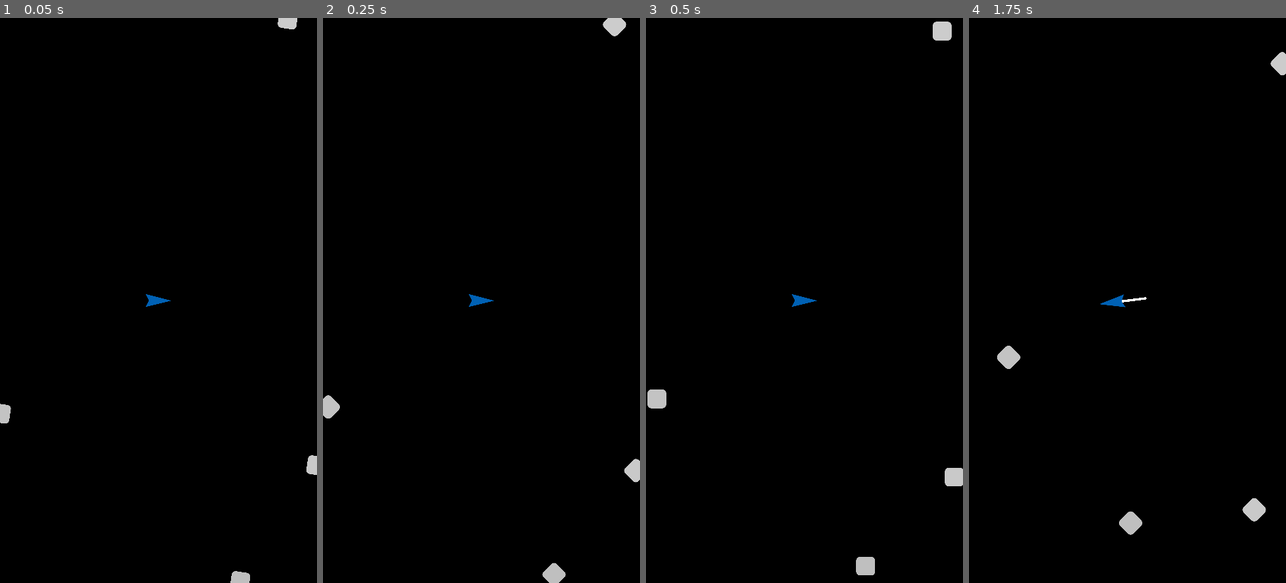
Above: before the commit, frames 1-4 (left to right).
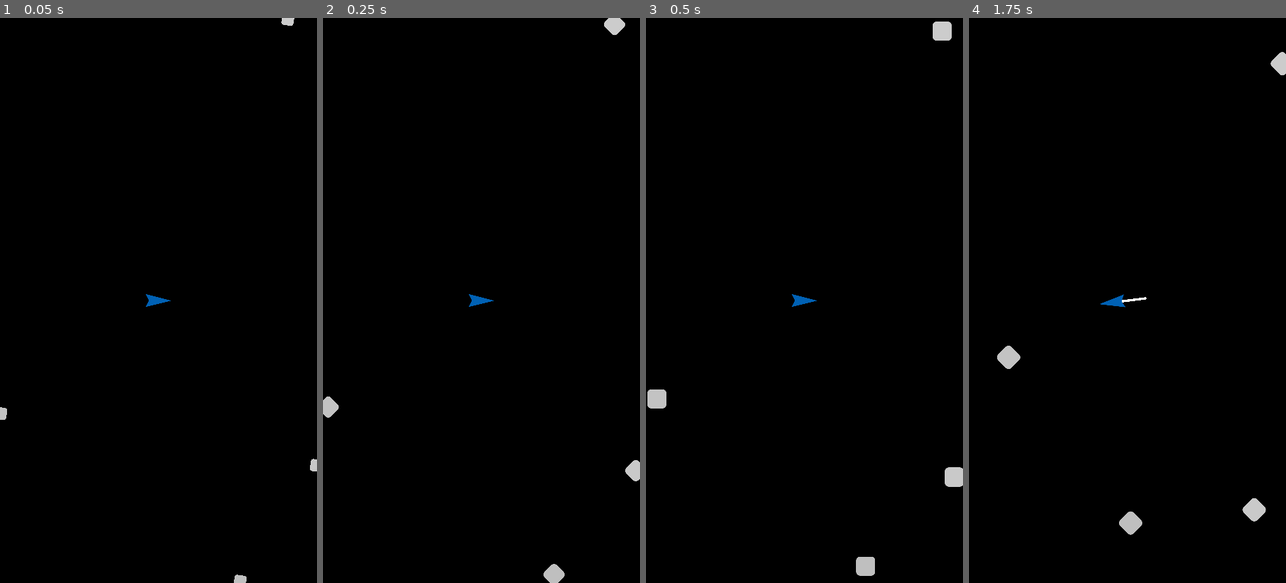
Above: after the commit, the same moments.

Repository: veprogames/blumo
Game: Godot game, scene res://level/level.tscn
Same seed, same stepped clock (60 frames per second), same inputs: the game is played once before the commit and once after it.
Inputs (mouse positions are in pixels of both pictures, inside the frame that each line leads up to):
- Up to frame 1 (0.05 s): no input
- Up to frame 2 (0.25 s): no input
- Up to frame 3 (0.5 s): no input
- Up to frame 4 (1.75 s): move the mouse to (1143, 300) at 0.52 s; move the mouse to (1111, 300) at 1.27 s

The runs differ from the first frame. In frame 1, 0.2% of the frame differs, in the area x 0-100%, y 0-100%; in frame 2, less than 0.1%; in frame 3, less than 0.1%; in frame 4, nothing differs.

Commit message:
edible spawn animation

Diff:
--- a/edible/edible.gd
+++ b/edible/edible.gd
@@ -9,6 +9,13 @@
 var edible: bool = false
 
 func _ready() -> void:
+	var previous_scale: Vector2 = sprite_2d.scale
+	sprite_2d.scale = Vector2.ZERO
+	var tween: Tween = create_tween()
+	tween.tween_property(sprite_2d, ^"scale", previous_scale, 1.0) \
+		.set_trans(Tween.TRANS_ELASTIC) \
+		.set_ease(Tween.EASE_OUT)
+
 	sprite_2d.modulate.a *= randf_range(0.6, 0.8)
 
 func _on_area_entered(area: Area2D) -> void:
